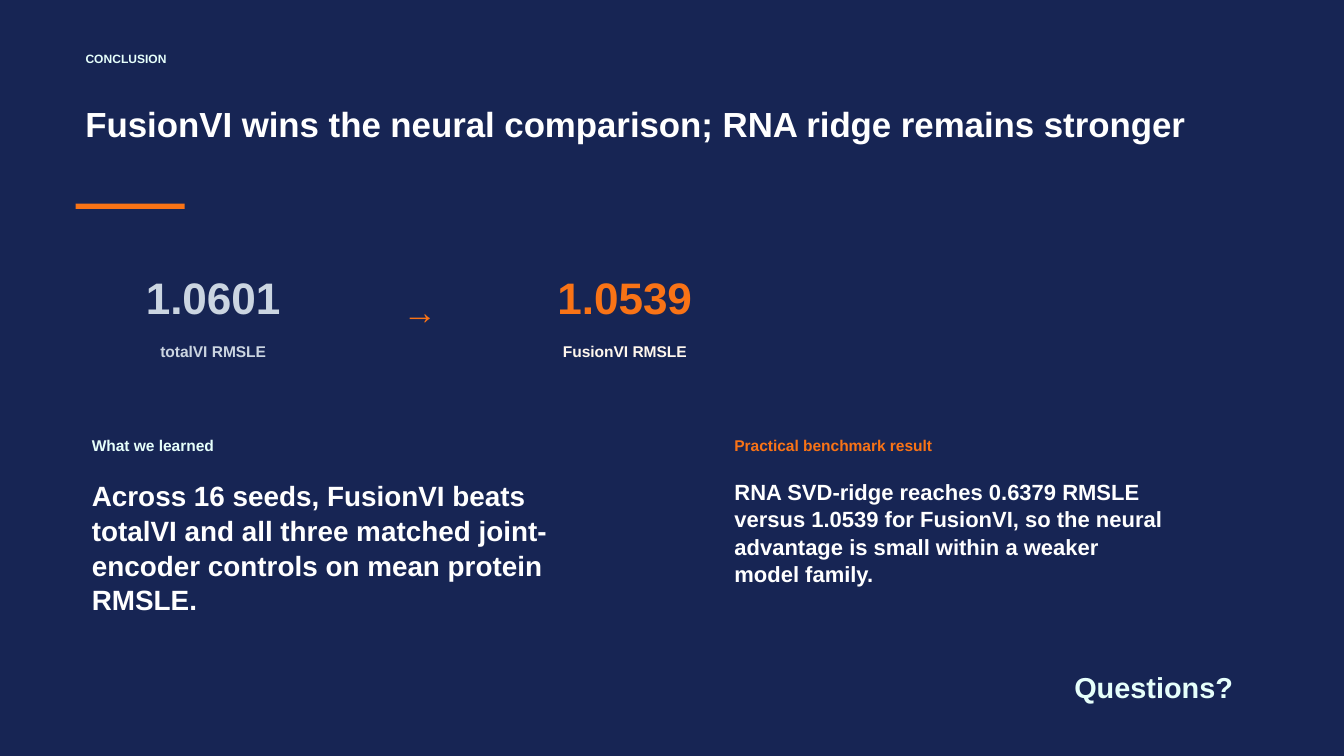
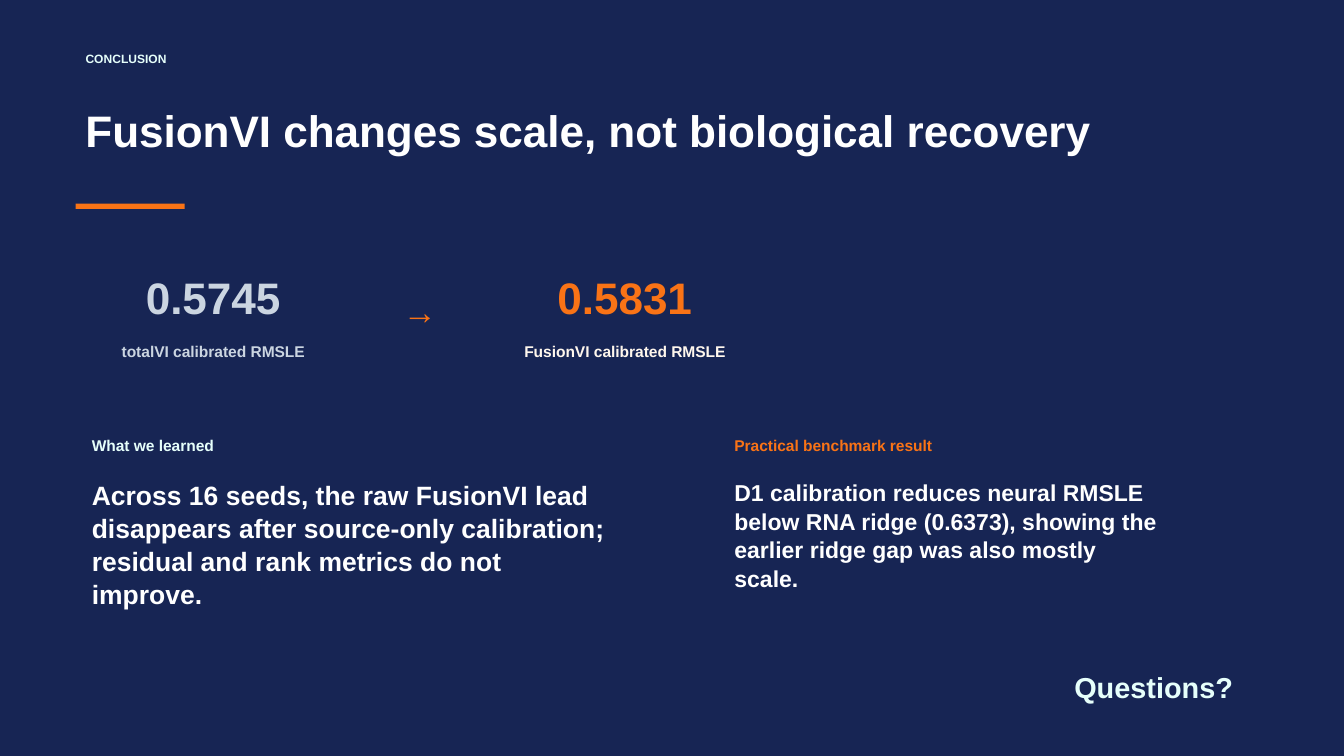
Before and after one commit to nazirad19/FusionVI, a slide deck: slide 8 of deliverables/FusionVI_Paper_Benchmark_Presentation.pptx. Drawn at 1344x756 pixels with LibreOffice and Linux fonts; fonts in the diff are those of the drawing. Boxes give left, top, right and bottom in pixels: in the first picture for what was removed or moved away, otherwise in the second. Text is boxed around its words. In the diff, an @@ line names an element or a change of style, - is before the commit and + after.

Commit message:
Complete calibrated FusionVI evaluation and deliverables

```diff
--- a/deliverables/FusionVI_Paper_Benchmark_Presentation.pptx
+++ b/deliverables/FusionVI_Paper_Benchmark_Presentation.pptx
@@ text at (x1=85, y1=115, x2=1091, y2=156): text changed; size 24.9 to 31.5 pt @@
-FusionVI wins the neural comparison; RNA ridge remains stronger
+FusionVI changes scale, not biological recovery
@@ text at (x1=146, y1=283, x2=281, y2=315): text changed @@
-1.0601
+0.5745
@@ text at (x1=557, y1=283, x2=692, y2=315): text changed @@
-1.0539
+0.5831
@@ text at (x1=122, y1=345, x2=305, y2=357): text changed @@
-totalVI RMSLE
+totalVI calibrated RMSLE
@@ text at (x1=524, y1=345, x2=725, y2=357): text changed @@
-FusionVI RMSLE
+FusionVI calibrated RMSLE
@@ text at (x1=92, y1=485, x2=604, y2=609): text changed; size 19.9 to 18.9 pt @@
-Across 16 seeds, FusionVI beats totalVI and all three matched joint-encoder controls on mean protein RMSLE.
+Across 16 seeds, the raw FusionVI lead disappears after source-only calibration; residual and rank metrics do not improve.
@@ text at (x1=734, y1=484, x2=1156, y2=588): text changed; size 15.7 to 16.4 pt @@
-RNA SVD-ridge reaches 0.6379 RMSLE versus 1.0539 for FusionVI, so the neural advantage is small within a weaker model family.
+D1 calibration reduces neural RMSLE below RNA ridge (0.6373), showing the earlier ridge gap was also mostly scale.
```
Also in this commit, not shown: 3 other slides changed, 23 other files.
